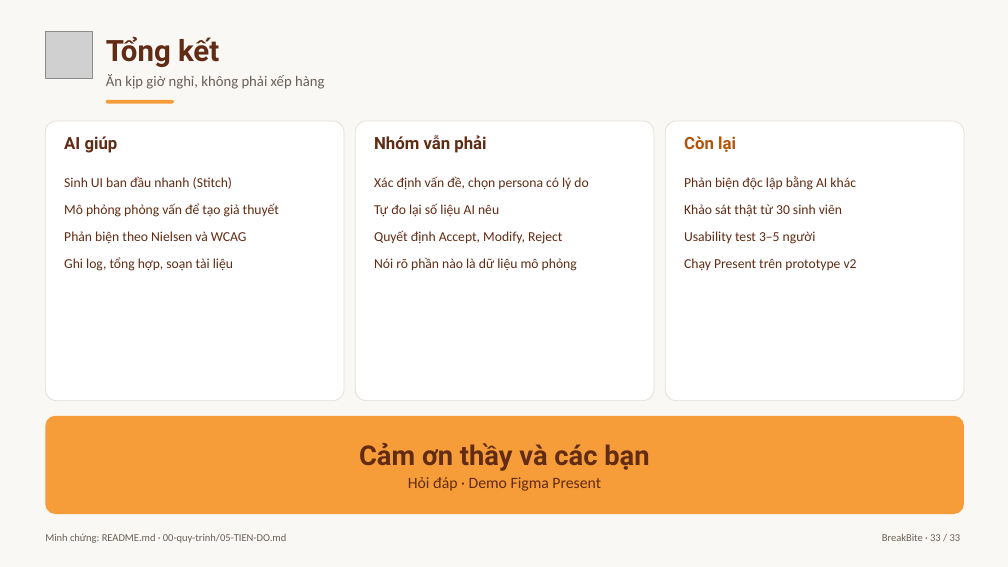
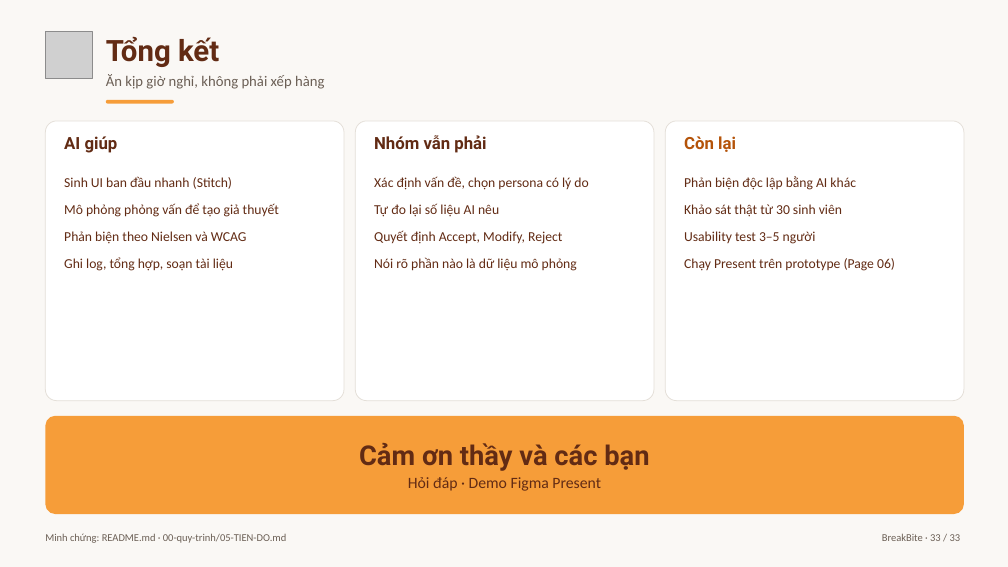
Before and after one commit to baonv0817/PRM323-Lab2-Group2, a slide deck: slide 33 of 07-trinh-bay/BreakBite_Lab2_Presentation.pptx. Drawn at 1008x567 pixels with LibreOffice and Linux fonts; fonts in the diff are those of the drawing; grey boxes stand for pictures. Boxes give left, top, right and bottom in pixels: in the first picture for what was removed or moved away, otherwise in the second. Text is boxed around its words. In the diff, an @@ line names an element or a change of style, - is before the commit and + after.

```diff
--- a/07-trinh-bay/BreakBite_Lab2_Presentation.pptx
+++ b/07-trinh-bay/BreakBite_Lab2_Presentation.pptx
@@ text at [684,258,895,271]: text changed @@
-Chạy Present trên prototype v2
+Chạy Present trên prototype (Page 06)
```
Also in this commit, not shown: 1 other slide changed, 10 other files.
